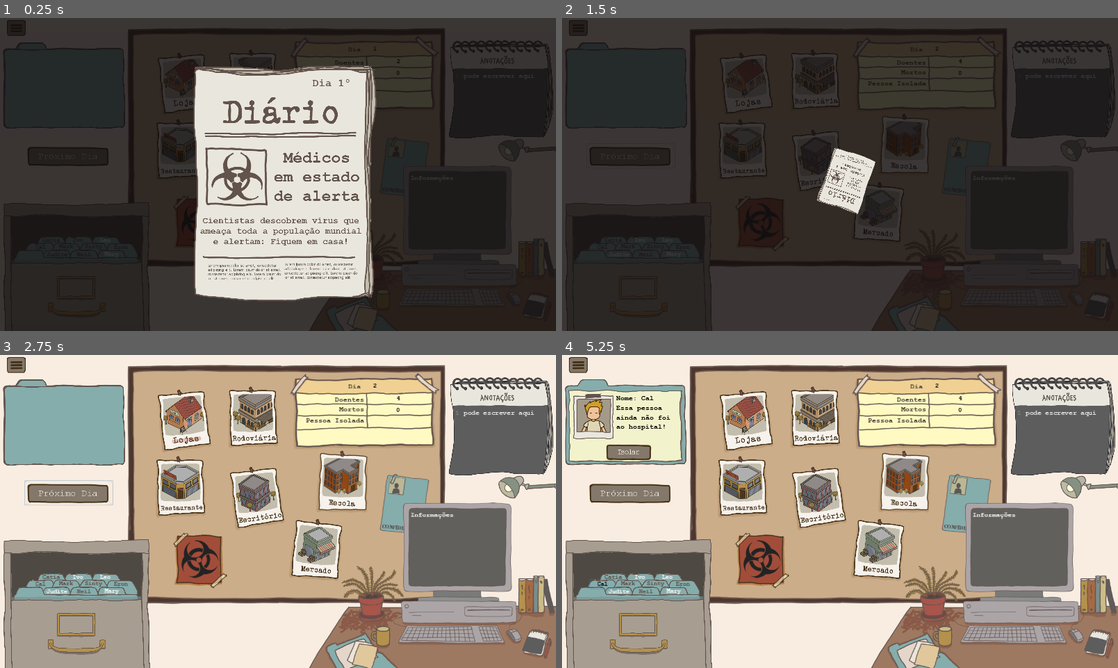
Above: before the commit, frames 1-4 (two rows, left to right).
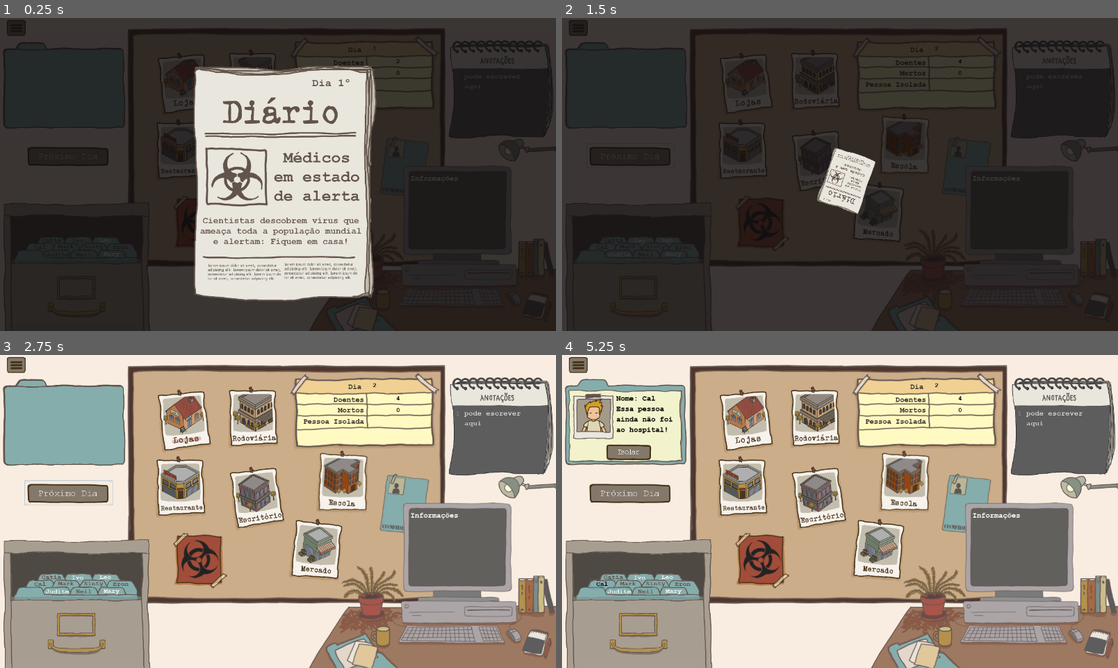
Above: after the commit, the same moments.

Repository: claraig/PatientZero
Game: Godot game, scene res://scenes/town.tscn
Two runs of this game, one before a commit and one after it. Both use one fixed random seed, a clock stepped at 60 frames per second and the inputs below. This scene is started directly instead of the project's main scene.
Inputs (mouse positions are in pixels of both pictures, inside the frame that each line leads up to):
- Up to frame 1 (0.25 s): no input
- Up to frame 2 (1.5 s): click (628, 155) at 0.5 s; click (628, 155) at 1.25 s
- Up to frame 3 (2.75 s): click (183, 420) at 2.02 s
- Up to frame 4 (5.25 s): click "Catia" at 2.75 s; click "Ivo" at 3.5 s; click "Leo" at 4.25 s; click "Cal" at 5 s

The runs differ from the first frame. In frame 1, 1.4% of the frame differs, in the area x 34-96%, y 9-91%; in frame 2, 0.4%; in frame 3, 2.2%; in frame 4, 2.7%, in the area x 0-100%, y 0-100%.

Commit message:
correcoes

Diff:
--- a/project.godot
+++ b/project.godot
@@ -17,7 +17,6 @@
 
 config/name="p_zero_menu"
 run/main_scene="res://scenes/Menu.tscn"
-config/icon="res://assets/autoral/icon.png"
 
 [autoload]
 
@@ -27,8 +26,6 @@
 
 window/size/width=1280
 window/size/height=720
-window/stretch/mode="2d"
-window/stretch/aspect="keep"
 
 [input]
 
--- a/scenes/Menu.tscn
+++ b/scenes/Menu.tscn
@@ -1,21 +1,21 @@
 [gd_scene load_steps=18 format=2]
 
-[ext_resource path="res://assets/autoral/menu/inicial/fios.png" type="Texture" id=1]
+[ext_resource path="res://assets/menu/inicial/fios.png" type="Texture" id=1]
 [ext_resource path="res://assets/FadeIn.tscn" type="PackedScene" id=4]
-[ext_resource path="res://assets/autoral/menu/inicial/menu_fundo.png" type="Texture" id=8]
-[ext_resource path="res://assets/audio/sfx_b_click.wav" type="AudioStream" id=9]
-[ext_resource path="res://assets/autoral/menu/inicial/b_instruções_hover.png" type="Texture" id=10]
-[ext_resource path="res://assets/autoral/menu/inicial/b_instruções.png" type="Texture" id=11]
-[ext_resource path="res://assets/autoral/menu/inicial/b_sair_hover.png" type="Texture" id=12]
-[ext_resource path="res://assets/autoral/menu/inicial/ficha.png" type="Texture" id=13]
-[ext_resource path="res://assets/autoral/menu/inicial/b_novo_jogo.png" type="Texture" id=14]
-[ext_resource path="res://assets/autoral/menu/inicial/b_creditos.png" type="Texture" id=15]
-[ext_resource path="res://assets/autoral/menu/inicial/b_opções.png" type="Texture" id=16]
-[ext_resource path="res://assets/autoral/menu/inicial/b_opções_hover.png" type="Texture" id=17]
-[ext_resource path="res://assets/autoral/menu/inicial/simbolo.png" type="Texture" id=18]
-[ext_resource path="res://assets/autoral/menu/inicial/b_creditos_hover.png" type="Texture" id=19]
-[ext_resource path="res://assets/autoral/menu/inicial/b_sair.png" type="Texture" id=20]
-[ext_resource path="res://assets/autoral/menu/inicial/b_novo_jogo_hover.png" type="Texture" id=21]
+[ext_resource path="res://assets/menu/inicial/menu_fundo.png" type="Texture" id=8]
+[ext_resource path="res://assets/audio/grama.wav" type="AudioStream" id=9]
+[ext_resource path="res://assets/menu/inicial/b_instruções_hover.png" type="Texture" id=10]
+[ext_resource path="res://assets/menu/inicial/b_instruções.png" type="Texture" id=11]
+[ext_resource path="res://assets/menu/inicial/b_sair_hover.png" type="Texture" id=12]
+[ext_resource path="res://assets/menu/inicial/ficha.png" type="Texture" id=13]
+[ext_resource path="res://assets/menu/inicial/b_novo_jogo.png" type="Texture" id=14]
+[ext_resource path="res://assets/menu/inicial/b_creditos.png" type="Texture" id=15]
+[ext_resource path="res://assets/menu/inicial/b_opções.png" type="Texture" id=16]
+[ext_resource path="res://assets/menu/inicial/b_opções_hover.png" type="Texture" id=17]
+[ext_resource path="res://assets/menu/inicial/simbolo.png" type="Texture" id=18]
+[ext_resource path="res://assets/menu/inicial/b_creditos_hover.png" type="Texture" id=19]
+[ext_resource path="res://assets/menu/inicial/b_sair.png" type="Texture" id=20]
+[ext_resource path="res://assets/menu/inicial/b_novo_jogo_hover.png" type="Texture" id=21]
 
 [sub_resource type="GDScript" id=1]
 script/source = "extends Node2D
@@ -37,20 +37,24 @@
 	$FadeIn.show()
 	$FadeIn.fade_in()
 
+
 func _on_opcoes_pressed() -> void:
 	get_node('click').play()
 	scene_path = \"res://scenes/Menu/Options.tscn\"
 	$FadeIn.show()
 	$FadeIn.fade_in()
 
+
 #func _on_creditos_pressed() -> void:
-#	get_node('click').play()
 #	pass # Replace with function body.
 
 
 func _on_sair_pressed() -> void:
-	get_node('click').play()
 	get_tree().quit()
+
+
+#func _on_sair_tree_exiting() -> void:
+#	pass # Replace with function body.
 "
 
 [node name="TitleScene" type="Node2D"]
@@ -150,4 +154,5 @@
 [connection signal="pressed" from="mural/opcoes" to="." method="_on_opcoes_pressed"]
 [connection signal="pressed" from="mural/creditos" to="." method="_on_creditos_pressed"]
 [connection signal="pressed" from="mural/sair" to="." method="_on_sair_pressed"]
+[connection signal="tree_exiting" from="mural/sair" to="." method="_on_sair_tree_exiting"]
 [connection signal="fade_finished" from="FadeIn" to="." method="_on_FadeIn_fade_finished"]
--- a/scenes/town.tscn
+++ b/scenes/town.tscn
@@ -98,7 +98,6 @@
 
 	get_node('Sons/turno').play()
 	pessoas = get_node(\"Population\").listaPessoas
-	print(pessoas)
 	lugares = get_node(\"Places\").get_children()
 	_encontraPacienteZero()
 	_passarTurno()
@@ -177,7 +176,6 @@
 			for l in lugares:
 				if(l.visitantes[turnoAtual-1].pessoas.has(p.name) && l.visitantes[turnoAtual-1].pessoas.size() > 1):
 					contaminadas.push_back(_retornaContaminada(p.name, l.visitantes[turnoAtual-1].pessoas))
-	print(contaminadas)
 	for p in pessoas:
 		if(contaminadas.has(p.name) && (!p.doente && !p.pacienteZero)):
 			p.doente = true
@@ -217,9 +215,8 @@
 
 func _desabilitarMortosPraNaoVirarZumbi():
 	for p in pessoas:
-		print(p.get_children())
 		if(p.morta):
-			p.get_node(\"Button\").add_color_override(\"font_color\",  Color( 1, 0.5, 0.31, 0.7 ))
+			p.get_node(\"Button\").add_color_override(\"font_color\",  Color( 1, 0.2, 0.31, 0.7 ))
 
 
 #---------------------------------------------------------------------------#
@@ -275,6 +272,7 @@
 			p.get_node(\"Button\").disabled = false
 	get_node(\"Population\").isolado = \"\"
 	get_node(\"Population\").selecionado = \"\"
+	get_node(\"display-canvas-bg/pessoaIsolada\").set_text(\"\")
 
 func _inserirTurnoLugares():
 	for l in lugares:
@@ -355,16 +353,13 @@
 	dificuldade = get_node(\"/root/Configuracoes\").dificuldade
 	_inicializaPessoas()
 	_inicializarPacienteZero()
-	_printPessoas()
 
 
 func _inicializaPessoas():
 	listaPessoas = get_children()
 	if(dificuldade >= 1):
-		print(\"add 1\")
 		listaPessoas+=get_parent().get_node(\"PopulationDificil\").get_children()
 	if (dificuldade == 2):
-		print(\"add 2\")
 		listaPessoas+=get_parent().get_node(\"PopulationMuitoDificil\").get_children()
 	for n in listaPessoas :
 		randomize()
@@ -373,27 +368,18 @@
 
 func _inicializarPacienteZero():
 	randomize()
-	print(listaPessoas.size())
 	var sorteado = rand_range(0, listaPessoas.size())
 	listaPessoas[sorteado].pacienteZero = true
 
 
-func _printPessoas():
-	for n in listaPessoas :
-		print(n.name)
-		print(\"Imunidade\")
-		print(n.imunidade)
-		print(\"é paciente zero ?\")
-		print(n.pacienteZero)
+
 
 
 # Isolar pessoa
 
 func _on_Button_button_down():
 		for p in listaPessoas:
-			p.get_node(\"Button\").disabled = false
 			if(p.name == selecionado && !p.morta):
-				p.get_node(\"Button\").disabled = true
 				isolado = selecionado
 				get_parent().get_node(\"display-canvas-bg/pessoaIsolada\").set_text(selecionado)
 
--- a/scripts/Population.gd
+++ b/scripts/Population.gd
@@ -12,7 +12,6 @@
 func _ready():
 	_inicializaPessoas()
 	_inicializarPacienteZero()
-	_printPessoas()
 
 
 func _inicializaPessoas():
@@ -27,19 +26,10 @@
 func _inicializarPacienteZero():
 	randomize()
 	var listaPessoas = get_children()
-	print(listaPessoas.size())
 	var sorteado = rand_range(0, listaPessoas.size())
 	listaPessoas[sorteado].pacienteZero = true
 
 
-func _printPessoas():
-	var listaPessoas = get_children()
-	for n in listaPessoas :
-		print(n.name)
-		print("Imunidade")
-		print(n.imunidade)
-		print("é paciente zero ?")
-		print(n.pacienteZero)
 
 # Called every frame. 'delta' is the elapsed time since the previous frame.
 #func _process(delta):
